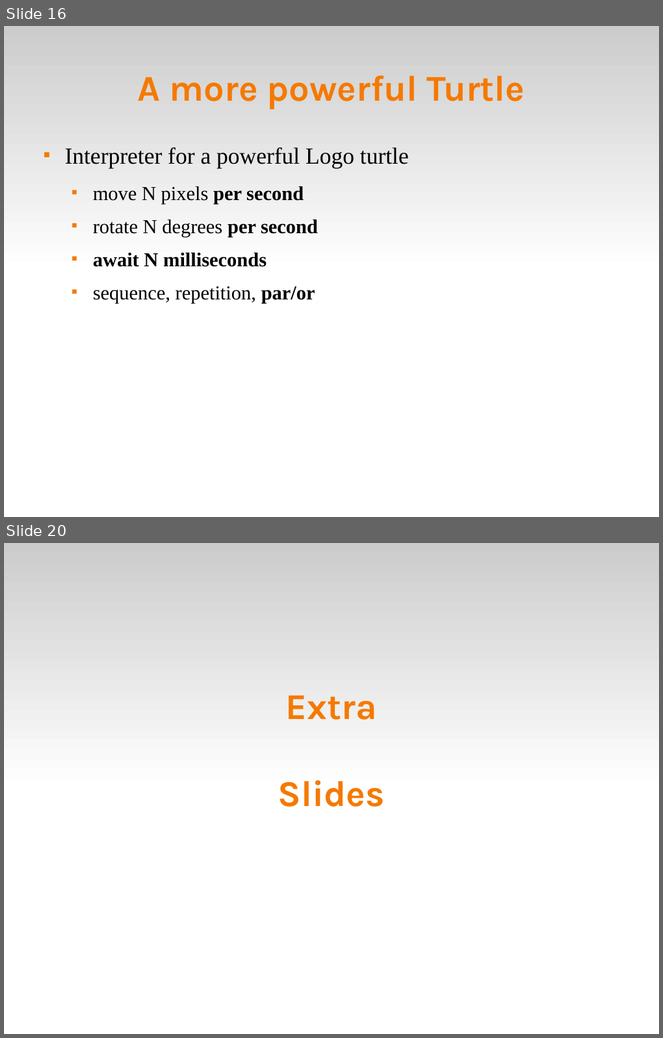
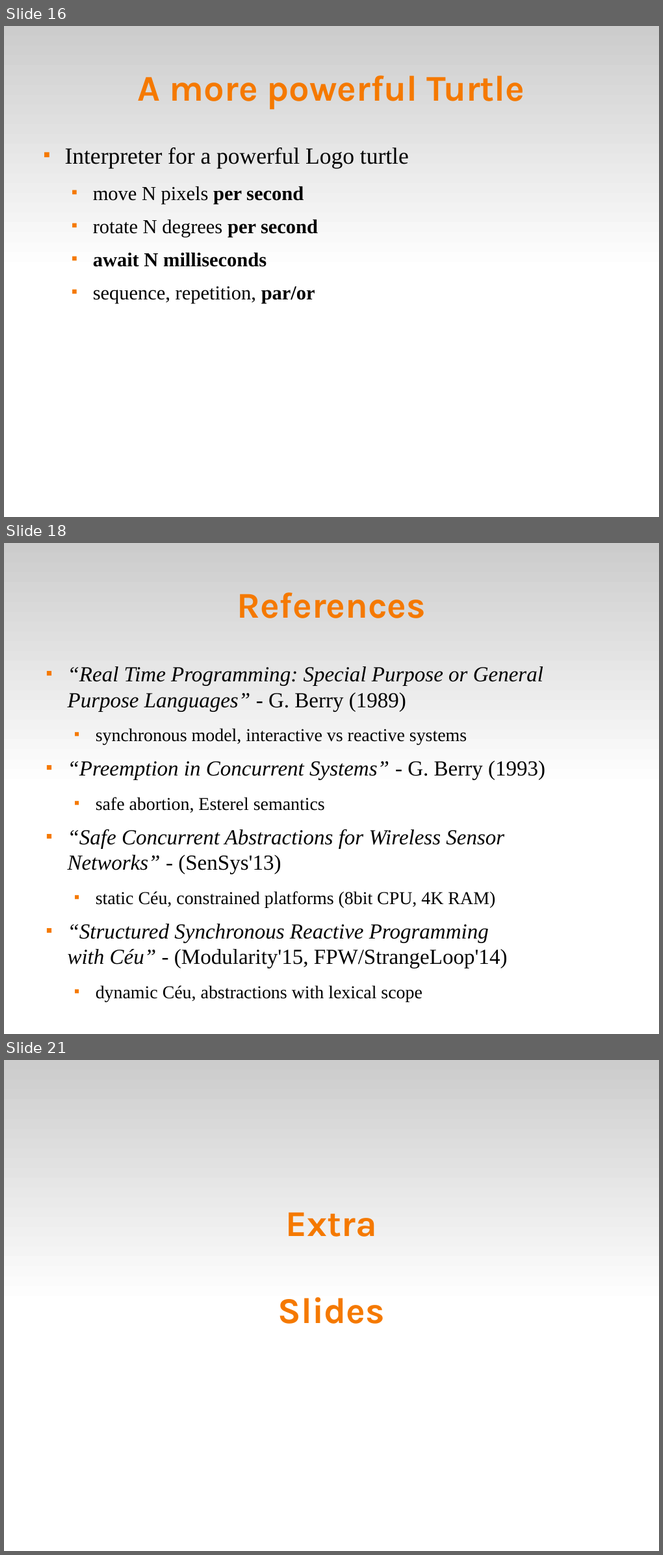
Before and after one commit to fsantanna-no/ceu-docs, a slide deck: ceu_curryon.odp. Shown one above the other, each under a label of ours: slides 16 and 20 before the commit, slides 16, 18 and 21 after it; the slides between them are not shown. The pictures are 663x1038 and 663x1555 pixels, drawn with LibreOffice and Linux fonts; fonts in the diff are those of the drawing. Boxes give left, top, right and bottom in pixels: in the first picture for what was removed or moved away, otherwise in the second. Text is boxed around its words. In the diff, an @@ line names an element or a change of style, - is before the commit and + after.

```diff
--- a/ceu_curryon.odp
+++ b/ceu_curryon.odp
@@ slide 18 added at box(4, 543, 659, 1034), background #FFFFFF; not listed: 1 template element that a slide beside it also shows @@
@@ title added at box(237, 592, 426, 618), 44 pt, text #F57900, bold @@
+References
@@ text added at box(68, 667, 545, 1003), 26 pt, text #000000 @@
+■ “Real Time Programming: Special Purpose or General Purpose Languages” - G. Berry (1989)
+  ■ synchronous model, interactive vs reactive systems
+■ “Preemption in Concurrent Systems” - G. Berry (1993)
+  ■ safe abortion, Esterel semantics
+■ “Safe Concurrent Abstractions for Wireless Sensor Networks” - (SenSys'13)
+  ■ static Céu, constrained platforms (8bit CPU, 4K RAM)
+■ “Structured Synchronous Reactive Programming with Céu” - (Modularity'15, FPW/StrangeLoop'14)
+  ■ dynamic Céu, abstractions with lexical scope
@@ what was slide 20 is now slide 21 @@
```
Also in this commit, not shown: 14 slides changed, 2 other slides added, 9 slides removed.
